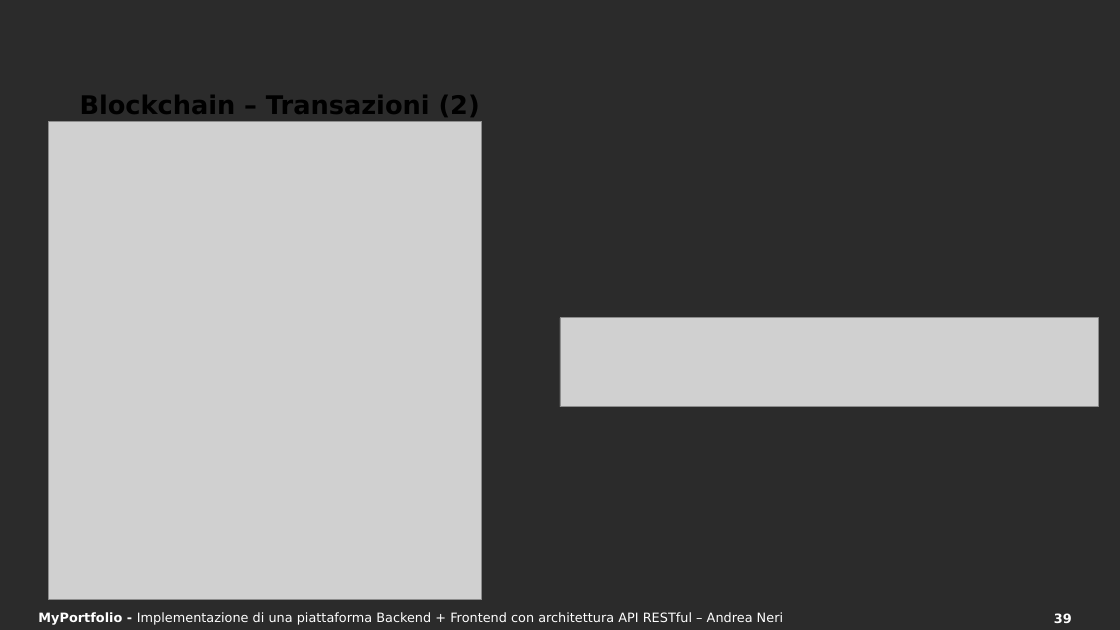
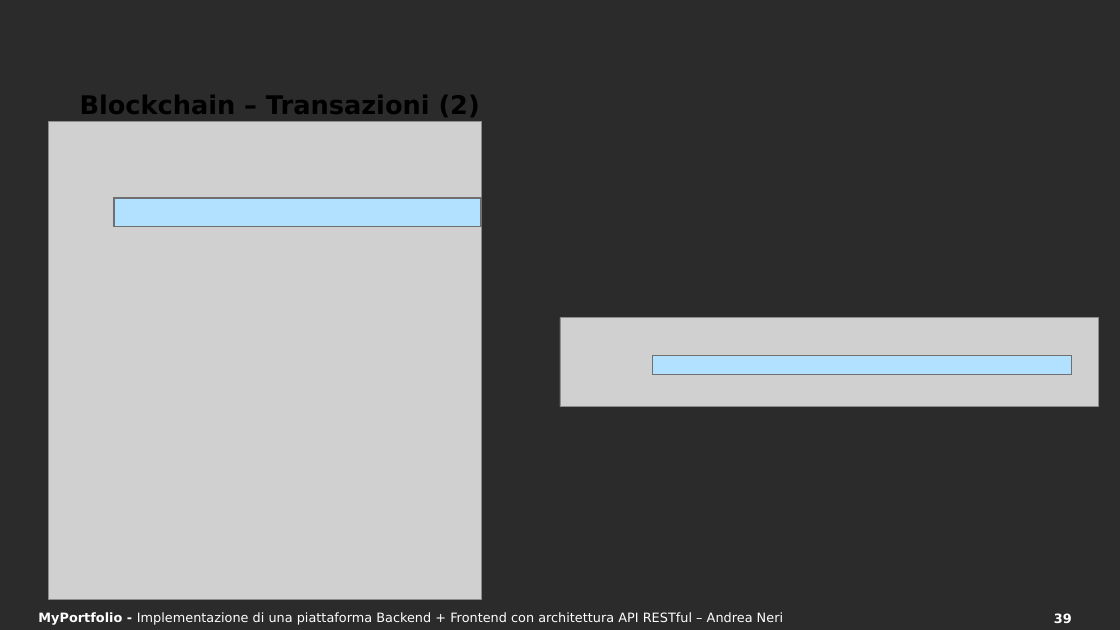
Before and after one commit to And97/myportfolio, a slide deck: slide 39 of documentazione/Presentazione SWAM.pptx. Drawn at 1120x630 pixels with LibreOffice and Linux fonts; fonts in the diff are those of the drawing; grey boxes stand for pictures; background and template pictures are left out; a plain dark background stands for a picture behind light text. Boxes give left, top, right and bottom in pixels: in the first picture for what was removed or moved away, otherwise in the second. Text is boxed around its words. In the diff, an @@ line names an element or a change of style, - is before the commit and + after.

```diff
--- a/documentazione/Presentazione SWAM.pptx
+++ b/documentazione/Presentazione SWAM.pptx
@@ rectangle added at (x1=114, y1=198, x2=481, y2=227), fill #B2E0FF, outline #707070 1 pt @@
@@ rectangle added at (x1=653, y1=355, x2=1072, y2=375), fill #B2E0FF, outline #707070 1 pt @@
```
Also in this commit, not shown: 3 other files.
